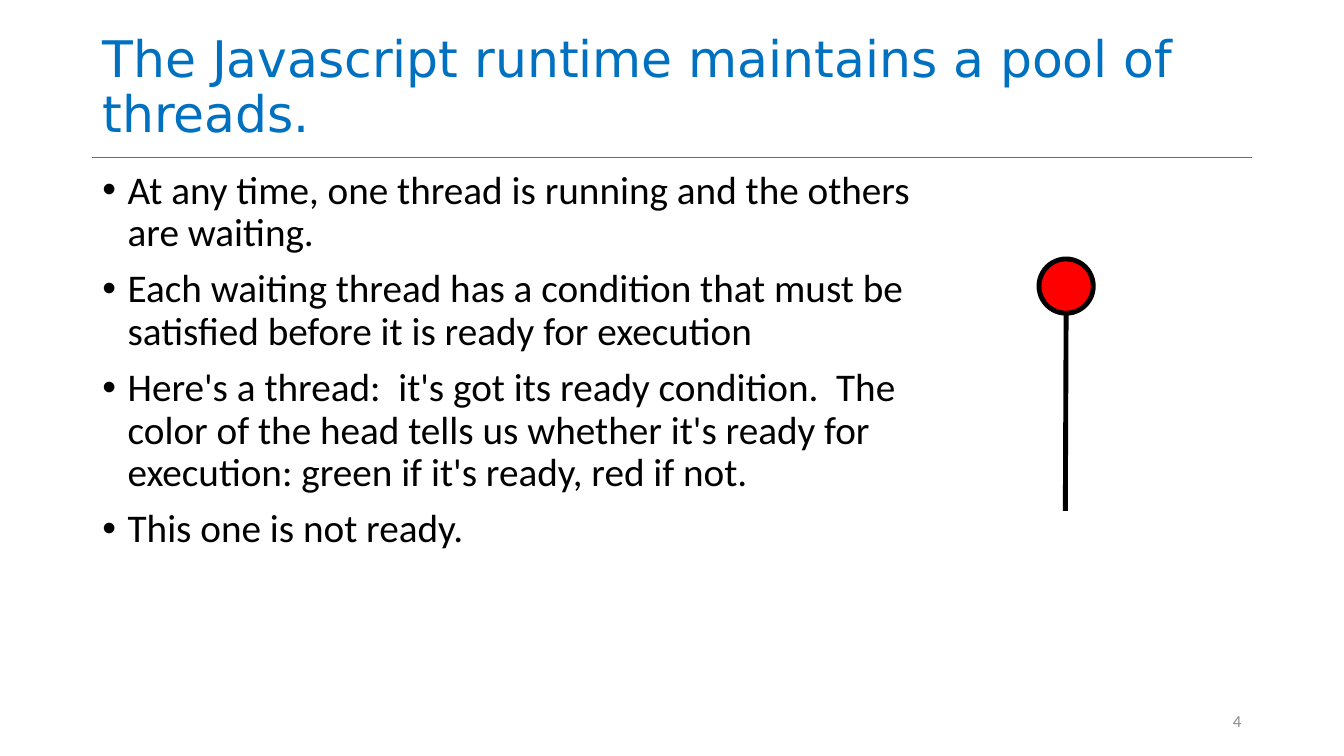
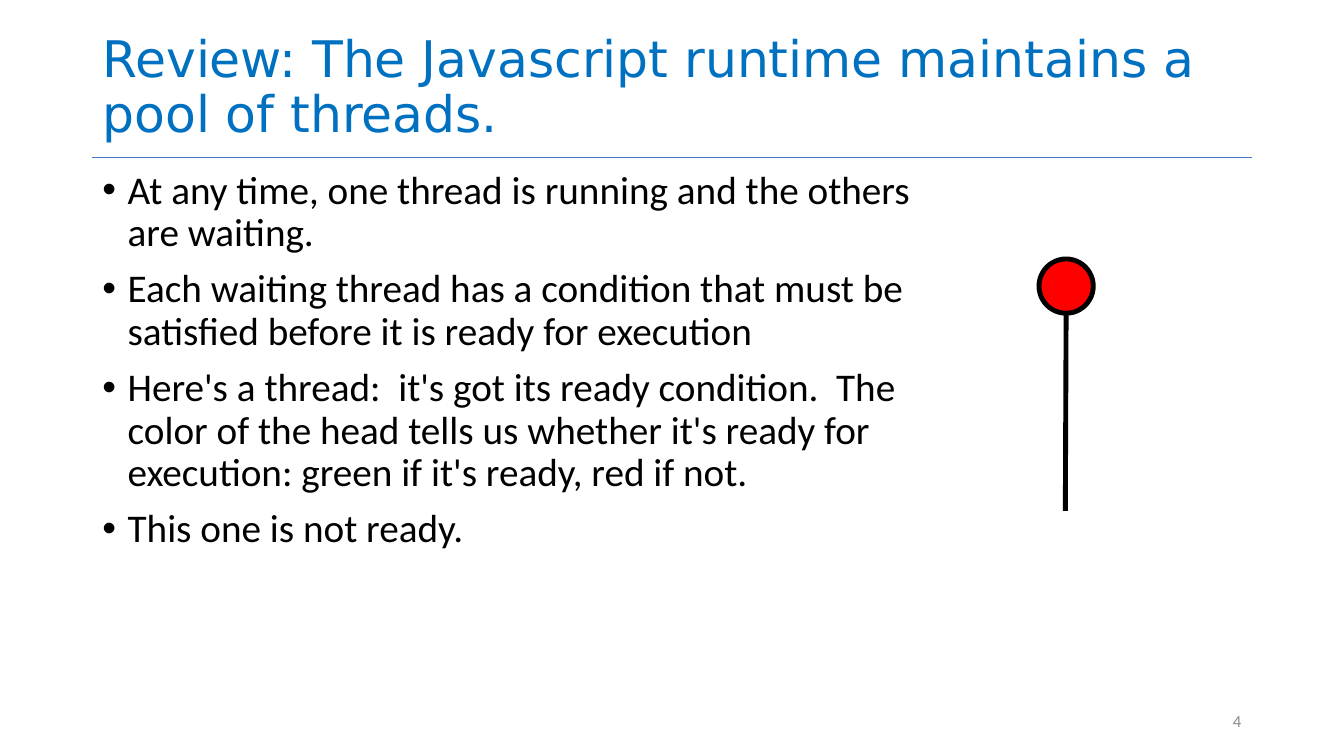
Before and after one commit to neu-se/CS4530-CS5500-Spring-2021, a slide deck: slide 4 of Slides/Lesson 4.2 Promises that Fail and Async.pptx. Drawn at 1344x756 pixels with LibreOffice and Linux fonts; fonts in the diff are those of the drawing. Boxes give left, top, right and bottom in pixels: in the first picture for what was removed or moved away, otherwise in the second. Text is boxed around its words. In the diff, an @@ line names an element or a change of style, - is before the commit and + after.

```diff
--- a/Slides/Lesson 4.2 Promises that Fail and Async.pptx
+++ b/Slides/Lesson 4.2 Promises that Fail and Async.pptx
@@ title at <box>102,38,1194,143</box>: text changed @@
-The Javascript runtime maintains a pool of threads.
+Review: The Javascript runtime maintains a pool of threads.
```
Also in this commit, not shown: 5 other slides changed, 10 slides added, 19 slides removed, 1 other file.
